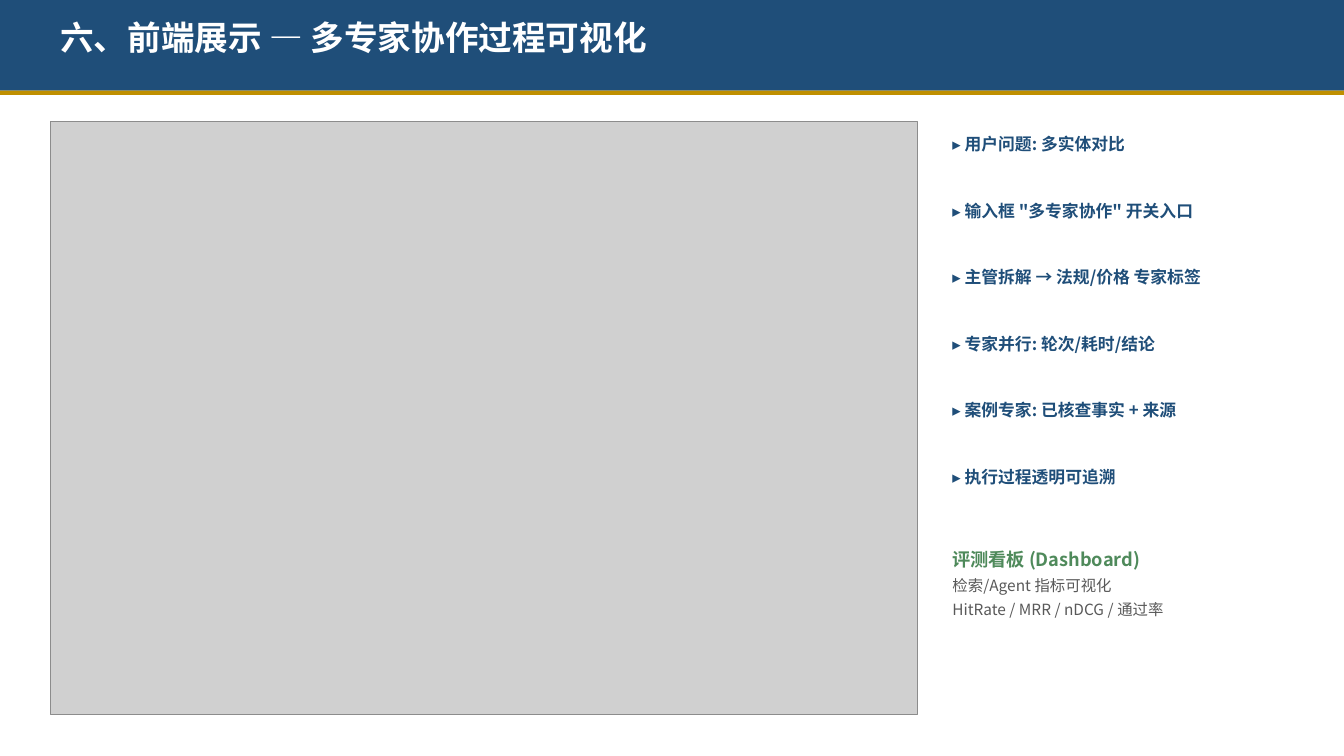
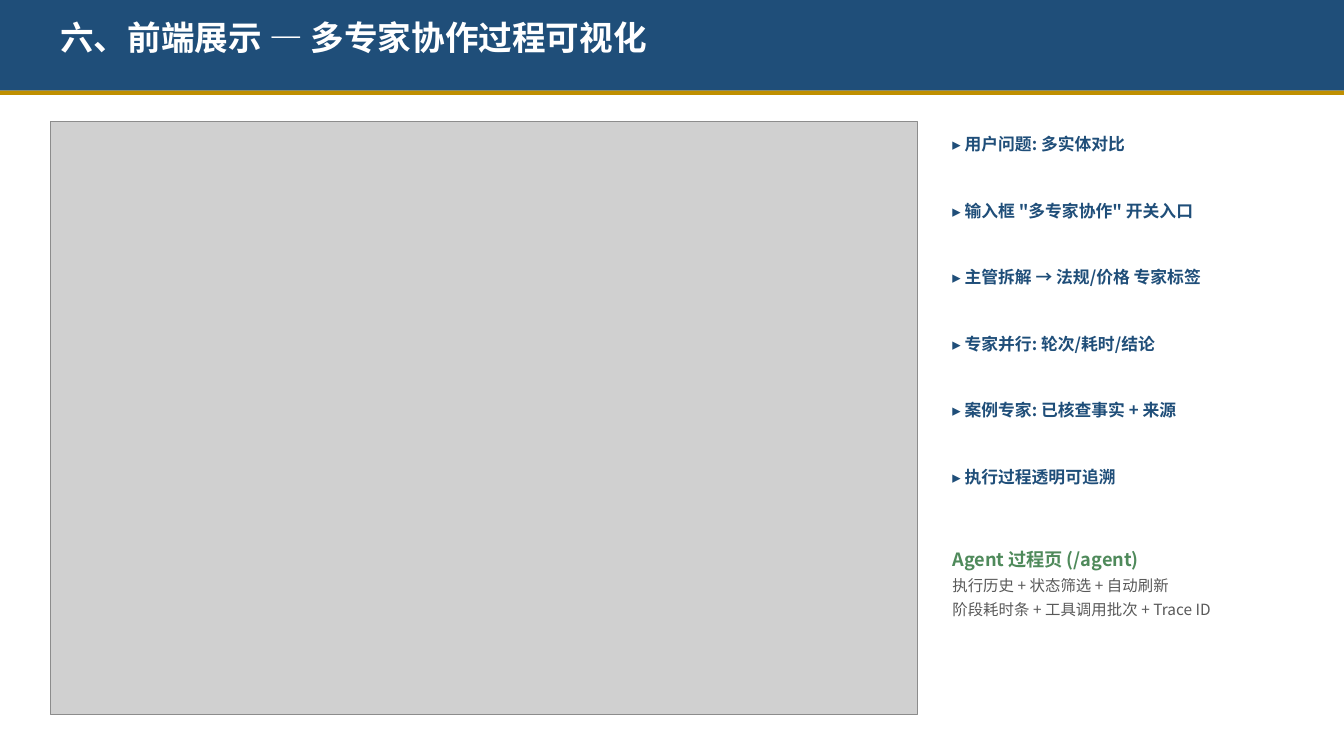
Before and after one commit to wuyang-vs/Bidding_QA_Chatbot, a slide deck: slide 7 of 招投标RAG智能问答系统介绍.pptx. Drawn at 1344x756 pixels with LibreOffice and Linux fonts; fonts in the diff are those of the drawing; grey boxes stand for pictures. Boxes give left, top, right and bottom in pixels: in the first picture for what was removed or moved away, otherwise in the second. Text is boxed around its words. In the diff, an @@ line names an element or a change of style, - is before the commit and + after.

```diff
--- a/招投标RAG智能问答系统介绍.pptx
+++ b/招投标RAG智能问答系统介绍.pptx
@@ text at [952,550,1211,616]: text changed @@
-评测看板 (Dashboard)
-检索/Agent 指标可视化
-HitRate / MRR / nDCG / 通过率
+Agent 过程页 (/agent)
+执行历史 + 状态筛选 + 自动刷新
+阶段耗时条 + 工具调用批次 + Trace ID
```
Also in this commit, not shown: 5 other slides changed, 4 slides added, 1 other file.
